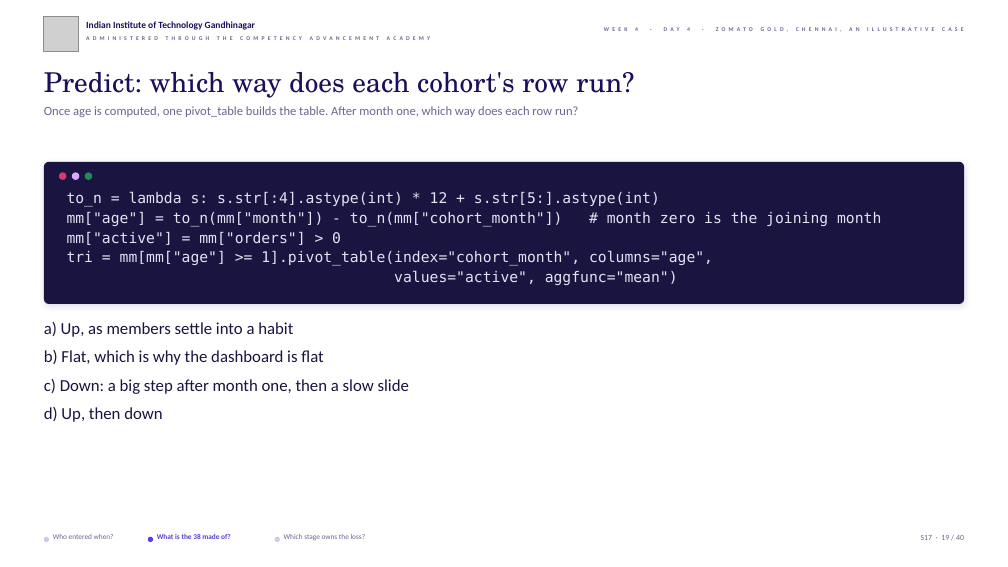
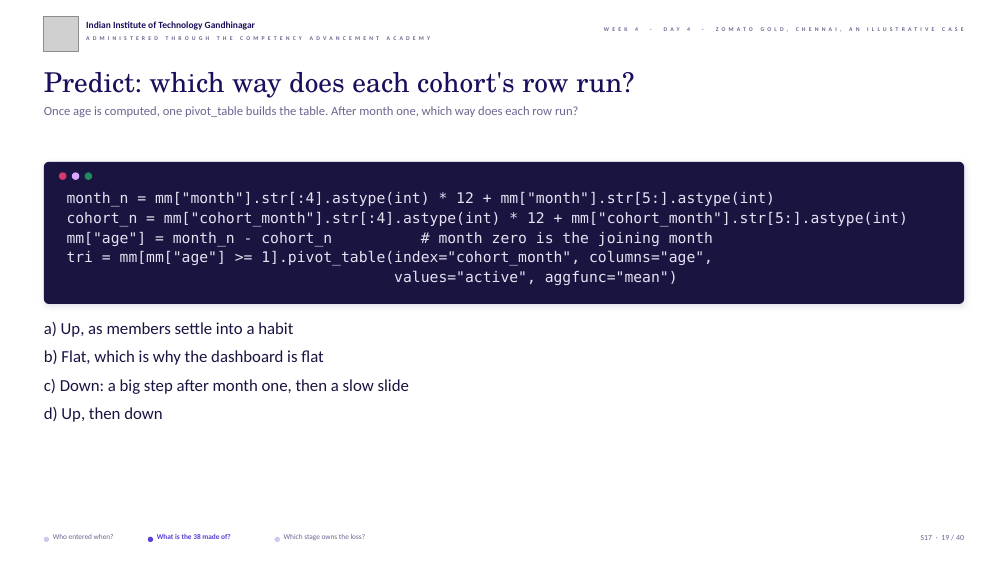
Before and after one commit to fde-academy-lab/c2-content-factory, a slide deck: slide 19 of content/W04/D4/slides/C2_W04_D04_half1_STUDENT.pptx. Drawn at 1008x567 pixels with LibreOffice and Linux fonts; fonts in the diff are those of the drawing; grey boxes stand for pictures; background and template pictures are left out. Boxes give left, top, right and bottom in pixels: in the first picture for what was removed or moved away, otherwise in the second. Text is boxed around its words. In the diff, an @@ line names an element or a change of style, - is before the commit and + after.

```diff
--- a/content/W04/D4/slides/C2_W04_D04_half1_STUDENT.pptx
+++ b/content/W04/D4/slides/C2_W04_D04_half1_STUDENT.pptx
@@ text at <box>67,192,908,247</box>: text changed @@
-to_n = lambda s: s.str[:4].astype(int) * 12 + s.str[5:].astype(int)
-mm["age"] = to_n(mm["month"]) - to_n(mm["cohort_month"]) # month zero is the joining month
-mm["active"] = mm["orders"] > 0
+month_n = mm["month"].str[:4].astype(int) * 12 + mm["month"].str[5:].astype(int)
+cohort_n = mm["cohort_month"].str[:4].astype(int) * 12 + mm["cohort_month"].str[5:].astype(int)
+mm["age"] = month_n - cohort_n # month zero is the joining month
```
Also in this commit, not shown: 9 other files.
